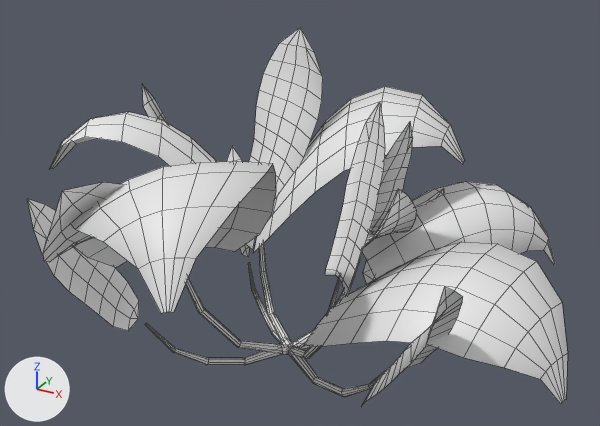
An edit to the FBX model Assets/Art/Mesh/Enviro/P01_003.fbx, drawn before and after from the same camera.
Before and after are seen from a 50 mm lens placed at (1.29, -2.26, 1.69), pointed at (0.09, -0.08, 0.6). Every picture has the same lights, and +X, +Y and +Z are marked at lower left. Mesh edges are drawn as thin lines. Where no turn or scale is listed for an object, it has been applied to the vertices.

The older version as bpy lines, for what is in view:
```python
me_mesh_022 = bpy.data.meshes.new('Mesh.022')
me_mesh_022.from_pydata(...)  # 360 vertices, 288 faces; spans x -0.321..0.529, y -0.42..0.265, z -0.023..0.644
me_mesh_022.materials.append(mat_material_006)  # white #e7e7e7
me_mesh_023 = bpy.data.meshes.new('Mesh.023')
me_mesh_023.from_pydata(...)  # 675 vertices, 537 faces; spans x -0.87..1.01, y -0.97..0.75, z 0.15..1.1
me_mesh_023.materials.append(mat_material_007)  # white #e7e7e7
ob_p01_003_branch = bpy.data.objects.new('P01_003_Branch', me_mesh_022)
ob_p01_003_branch.location = (0.0, 0.0, 0.0)
ob_p01_003_leaves = bpy.data.objects.new('P01_003_Leaves', me_mesh_023)
ob_p01_003_leaves.location = (0.0, 0.0, 0.0)
```
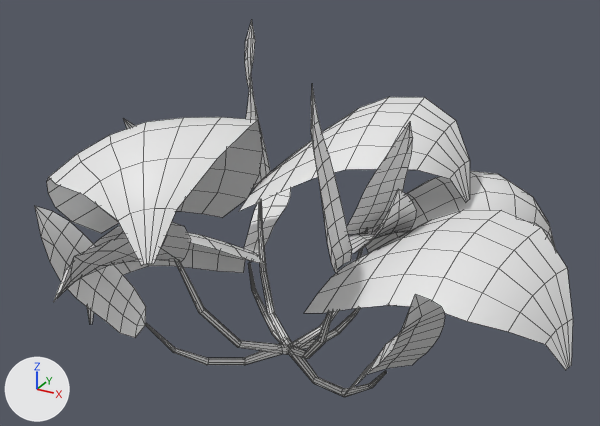
Changed parts and their boxes (x1, y1, x2, y2) in the pictures (600 x 426 px; the box of a moved part takes in the faces that stretch with it):
'P01_003_Leaves', reshaped: before (27, 28, 568, 404); after (35, 20, 573, 396)
part 1 of me_mesh_023, moved or reshaped: before (363, 181, 555, 278); after (366, 171, 556, 252)
part 2 of me_mesh_023, moved or reshaped: before (254, 86, 464, 252); after (239, 97, 470, 211)
part 3 of me_mesh_023, moved or reshaped: before (71, 161, 276, 313); after (47, 117, 263, 265)
part 4 of me_mesh_023, moved or reshaped: before (43, 182, 125, 262); after (53, 222, 191, 302)
part 5 of me_mesh_023, moved or reshaped: before (304, 242, 568, 404); after (304, 210, 573, 370)
part 6 of me_mesh_023, moved or reshaped (not visible afterwards): before (363, 188, 445, 283)
part 7 of me_mesh_023, moved or reshaped: before (227, 146, 249, 257); after (244, 188, 291, 262)
part 8 of me_mesh_023, moved or reshaped: before (27, 199, 139, 331); after (35, 206, 146, 337)
part 9 of me_mesh_023, moved or reshaped: before (363, 287, 463, 404); after (344, 294, 445, 396)
part 10 of me_mesh_023, added: after (87, 233, 266, 324)
part 11 of me_mesh_023, added: after (245, 20, 270, 188)
part 12 of me_mesh_023, moved or reshaped: before (325, 102, 385, 296); after (311, 86, 384, 274)
part 13 of me_mesh_023, cut back: before (50, 28, 323, 250); after (123, 118, 135, 129)

Diff of the bpy script that builds the scene:
```diff
--- a/Assets/Art/Mesh/Enviro/P01_003.fbx.py
+++ b/Assets/Art/Mesh/Enviro/P01_003.fbx.py
@@ me_mesh_023 @@
 # used by ob_p01_003_leaves; location = (0.0, 0.0, 0.0)
-me_mesh_023.from_pydata(...)  # 675 vertices, 537 faces; spans x -0.87..1.01, y -0.97..0.75, z 0.15..1.1
+me_mesh_023.from_pydata(...)  # 673 vertices, 534 faces; spans x -0.82..1.01, y -0.98..0.75, z 0.07..1.11
+# me_mesh_023 part 1: the loose piece of 54 vertices spanning x 0.08..0.77, y 0.13..0.75, z 0.23..0.55 is moved by (0.0, 0.0, 0.04)
+# me_mesh_023 part 2: the loose piece of 51 vertices spanning x -0.31..0.46, y -0.01..0.59, z 0.35..0.87 is multiplied about its middle by the matrix ((0.932, 0.193, 0.306), (-0.212, 0.977, 0.031), (-0.293, -0.093, 0.952)), then moved by (0.03, 0.0, 0.02)
+# me_mesh_023 part 3: the loose piece of 68 vertices spanning x -0.42..0.28, y -0.97..-0.2, z 0.44..0.95 is moved by (-0.04, -0.01, 0.12)
+# me_mesh_023 part 4: the loose piece of 52 vertices spanning x -0.38..-0.02, y -0.93..-0.35, z 0.59..0.93 is multiplied about its middle by the matrix ((0.986, -0.031, 0.164), (0.06, 0.982, -0.178), (-0.156, 0.186, 0.97)), then moved by (0.0, 0.0, -0.09)
+# me_mesh_023 part 5: the loose piece of 54 vertices spanning x 0.24..1.01, y -0.42..0.13, z 0.25..0.56 is moved by (0.0, 0.0, 0.11)
+# me_mesh_023 part 6: the loose piece of 30 vertices spanning x 0.16..0.41, y 0.26..0.49, z 0.15..0.54 is multiplied about its middle by the matrix ((0.946, 0.066, 0.317), (-0.174, 0.929, 0.327), (-0.272, -0.365, 0.89)), then moved by (0.06, 0.03, -0.09)
+# me_mesh_023 part 7: the loose piece of 23 vertices spanning x -0.53..-0.31, y 0.23..0.42, z 0.18..0.58 is multiplied about its middle by the matrix ((0.917, -0.157, 0.366), (-0.101, 0.796, 0.596), (-0.385, -0.584, 0.715)), then moved by (0.08, 0.1, -0.08)
+# me_mesh_023 part 8: the loose piece of 34 vertices spanning x -0.55..-0.33, y -0.66..-0.37, z 0.24..0.72 is moved by (0.03, 0.0, -0.02)
+# me_mesh_023 part 9: the loose piece of 41 vertices spanning x 0.49..0.78, y -0.66..-0.27, z 0.21..0.78 is multiplied about its middle by the matrix ((0.978, 0.191, 0.09), (-0.191, 0.982, -0.002), (-0.089, -0.016, 0.996)), then moved by (-0.03, -0.04, 0.01)
+# me_mesh_023 part 10: a new loose piece of 52 vertices spanning x -0.74..-0.16, y -0.31..0.31, z 0.07..0.42, in mat_material_007 (white #e7e7e7)
+# me_mesh_023 part 11: a new loose piece of 51 vertices spanning x -0.43..-0.25, y 0.11..0.43, z 0.43..1.11, in mat_material_007 (white #e7e7e7)
+# me_mesh_023 part 12
+# 50 vertices are removed from x 0.12..0.39, y -0.2..0.31, z 0.38..1.0
+# 41 faces are deleted
+# 1 vertex moves within x 0.17, y 0.21, z 0.44
+# 44 vertices are added at x 0.13..0.29, y -0.21..0.29, z 0.41..1.05
+# 6 new vertices lie (0.01, 0.0, -0.06) away from vertices in x 0.15..0.24, y -0.21..-0.11, z 0.6..0.98
+# 41 new faces join them
+# me_mesh_023 part 13
+# 141 vertices are removed from x -0.87..-0.05, y -0.27..0.38, z 0.32..1.1
+# 111 faces are deleted
+# 1 vertex moves within x -0.36, y 0.33, z 0.48
+# 36 vertices are added at x -0.82..-0.26, y 0.07..0.33, z 0.47..0.72
+# 27 new faces join them
 me_mesh_023.materials.append(mat_material_007)
```
